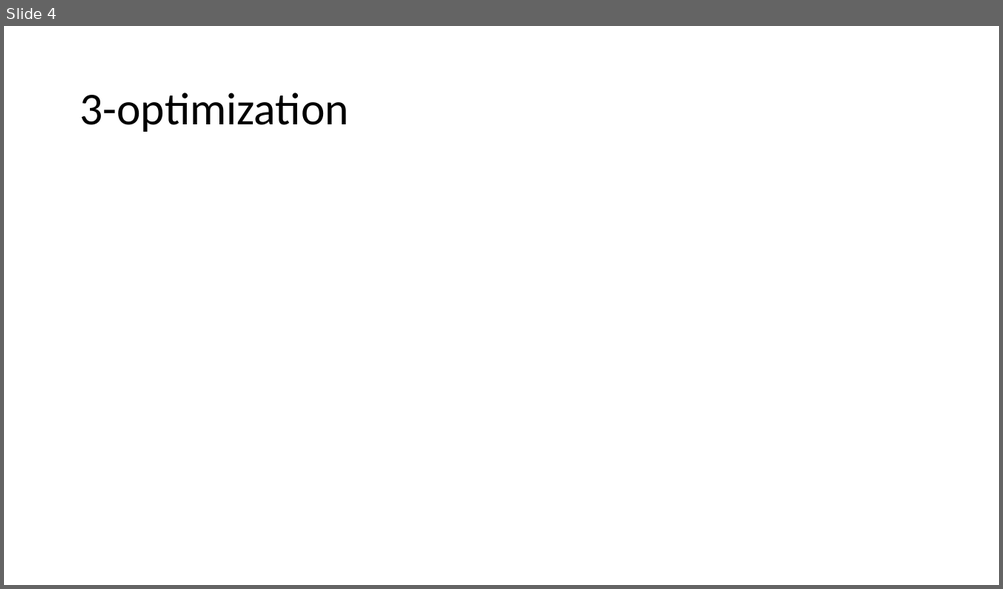
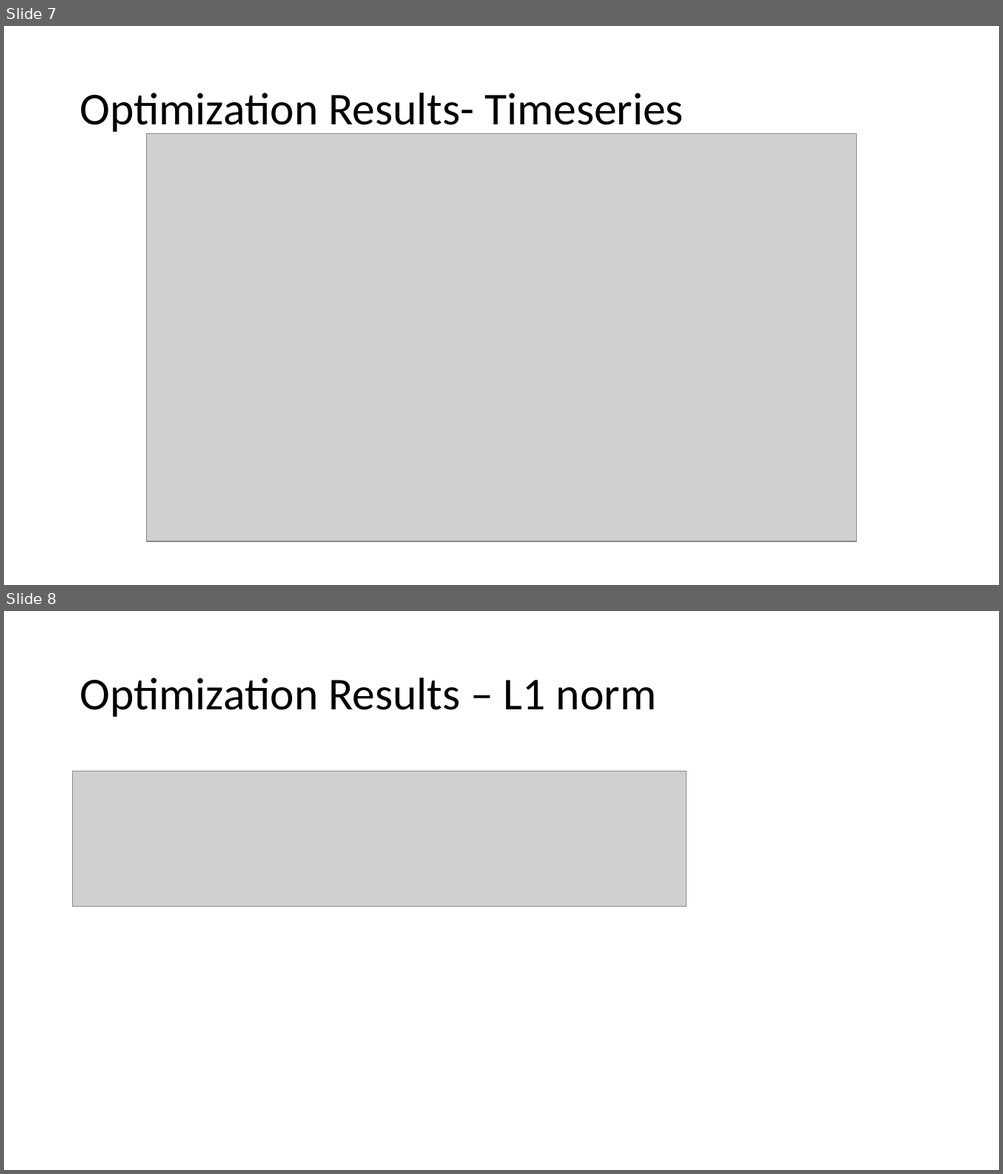
Before and after one commit to AleFire99/The-Loopers, a slide deck: Presentation_midterm.pptx. Shown one above the other, each under a label of ours: slide 4 before the commit, slides 7 and 8 after it. The pictures are 1003x589 and 1003x1174 pixels, drawn with LibreOffice and Linux fonts; fonts in the diff are those of the drawing; grey boxes stand for pictures. Boxes give left, top, right and bottom in pixels: in the first picture for what was removed or moved away, otherwise in the second. Text is boxed around its words. In the diff, an @@ line names an element or a change of style, - is before the commit and + after.

```diff
--- a/Presentation_midterm.pptx
+++ b/Presentation_midterm.pptx
@@ slide 8 added at box(4, 611, 999, 1170), background #FFFFFF @@
@@ title added at box(79, 678, 656, 717), 44 pt, text #000000 @@
+Optimization Results – L1 norm
@@ picture added at box(73, 772, 687, 906) @@
@@ what was slide 4 is now slide 7 @@
@@ slide 7 changed as well @@
@@ title at box(79, 93, 683, 136): text changed @@
-3-optimization
+Optimization Results- Timeseries
@@ picture added at box(147, 133, 856, 542) @@
```
Also in this commit, not shown: 1 other slide changed, 8 other slides added, 4 slides removed, 26 other files.
